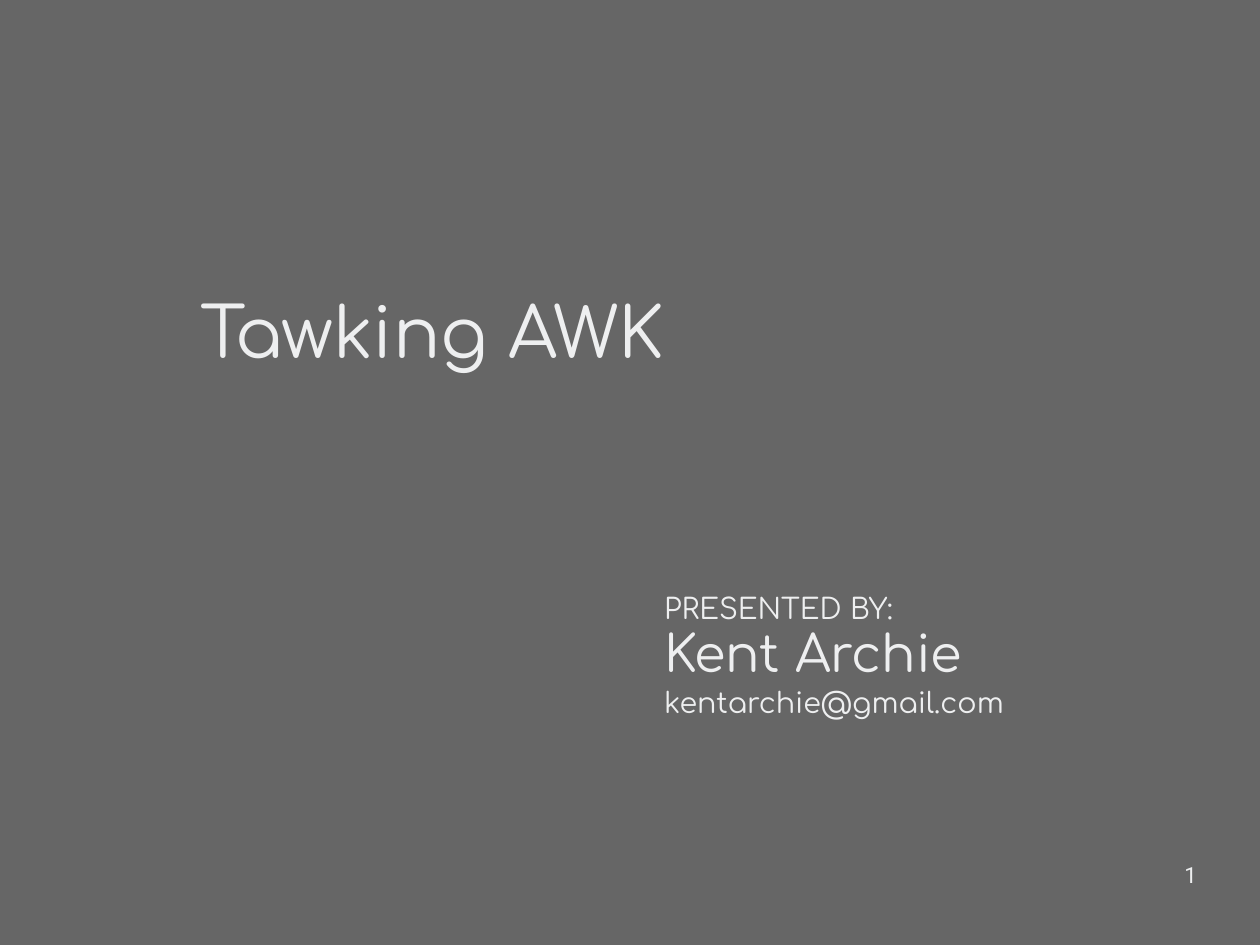
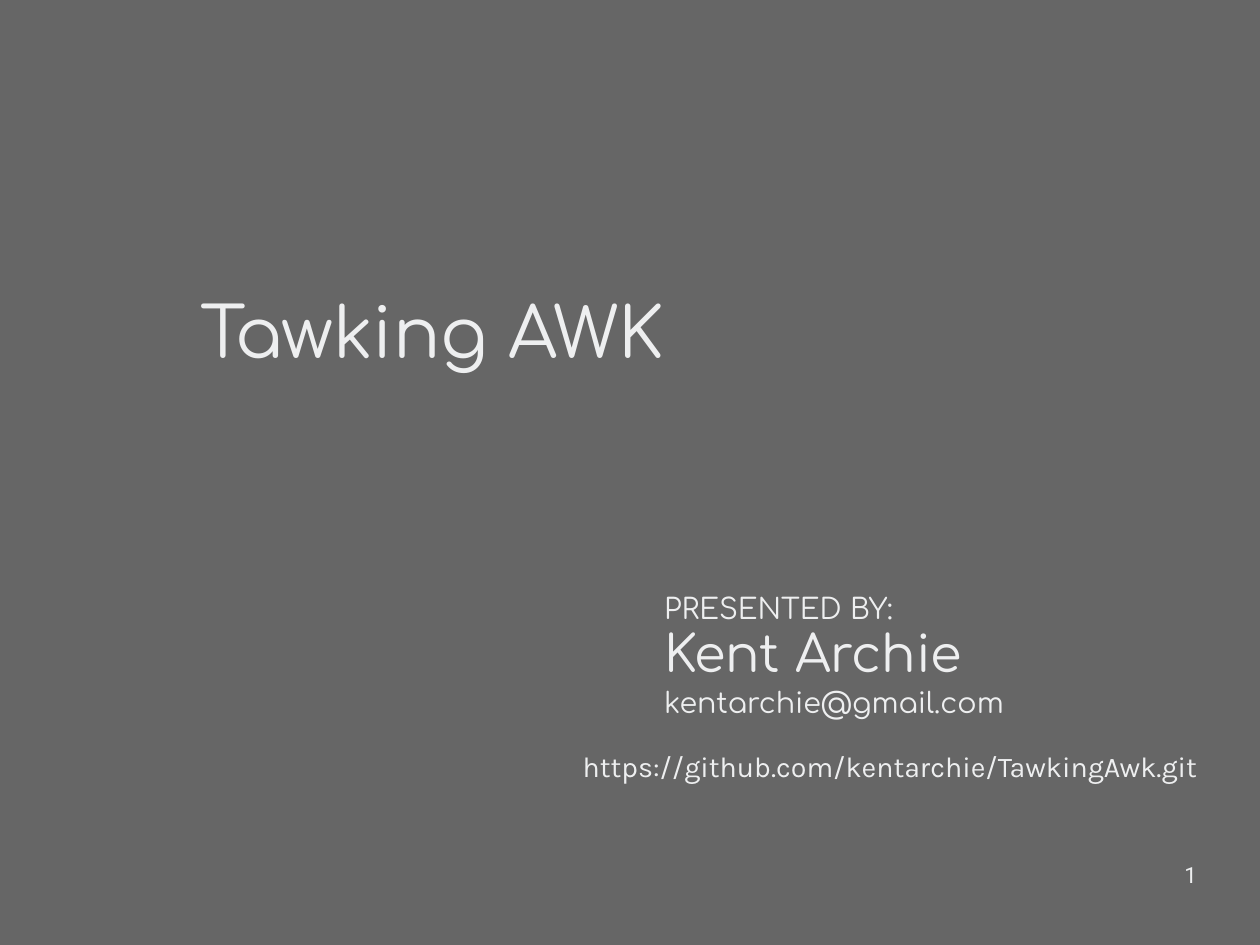
Before and after one commit to kentarchie/TawkingAwk, a slide deck: slide 1 of TawkingAwk.odp. Drawn at 1260x945 pixels with LibreOffice and Linux fonts; fonts in the diff are those of the drawing. Boxes give left, top, right and bottom in pixels: in the first picture for what was removed or moved away, otherwise in the second. Text is boxed around its words. In the diff, an @@ line names an element or a change of style, - is before the commit and + after.

```diff
--- a/TawkingAwk.odp
+++ b/TawkingAwk.odp
@@ text added at (583, 756, 1197, 784), 18 pt, text #EEEFF0 @@
+https://github.com/kentarchie/TawkingAwk.git
```
Also in this commit, not shown: 3 other files.
